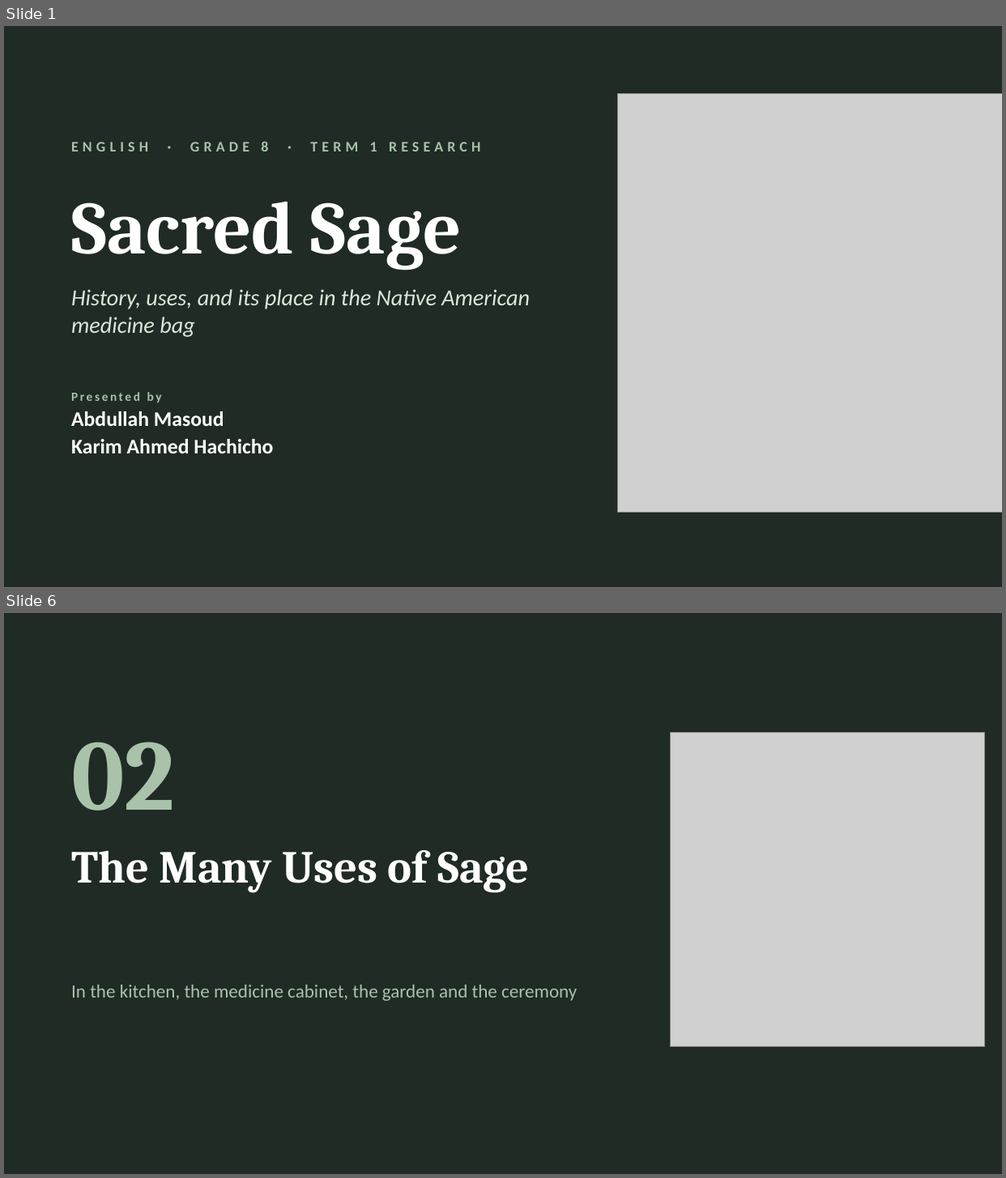
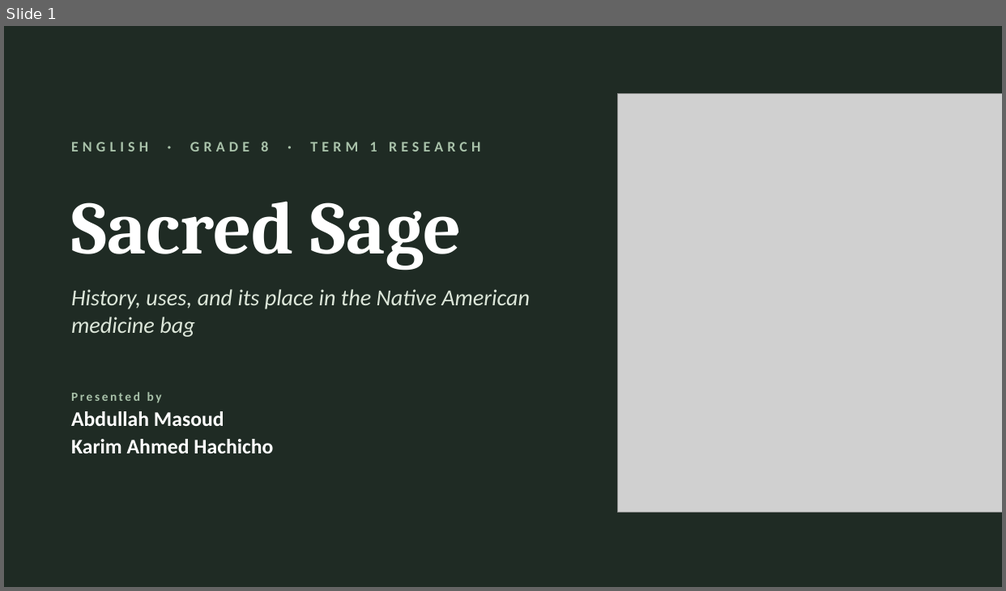
Before and after one commit to badri721Aa/HI, a slide deck: sage-presentation/Sage_Research_Abdullah_Masoud_Karim_Ahmed_Hachicho.pptx. Shown one above the other, each under a label of ours: slides 1 and 6 before the commit, slide 1 after it; the slides between them are not shown. The pictures are 1006x1178 and 1006x591 pixels, drawn with LibreOffice and Linux fonts; fonts in the diff are those of the drawing; grey boxes stand for pictures. Boxes give left, top, right and bottom in pixels: in the first picture for what was removed or moved away, otherwise in the second. Text is boxed around its words. In the diff, an @@ line names an element or a change of style, - is before the commit and + after.

```diff
--- a/sage-presentation/Sage_Research_Abdullah_Masoud_Karim_Ahmed_Hachicho.pptx
+++ b/sage-presentation/Sage_Research_Abdullah_Masoud_Karim_Ahmed_Hachicho.pptx
@@ slide 6 removed at (4, 613, 1002, 1174), background #1F2B24 @@
@@ picture removed at (671, 733, 985, 1047) @@
@@ text removed at (71, 742, 175, 811) @@
-02
@@ title removed at (71, 850, 530, 892) @@
-The Many Uses of Sage
@@ text removed at (71, 985, 577, 1001) @@
-In the kitchen, the medicine cabinet, the garden and the ceremony
```
Also in this commit, not shown: 2 slides changed, 1 slide added, 11 other slides removed.
